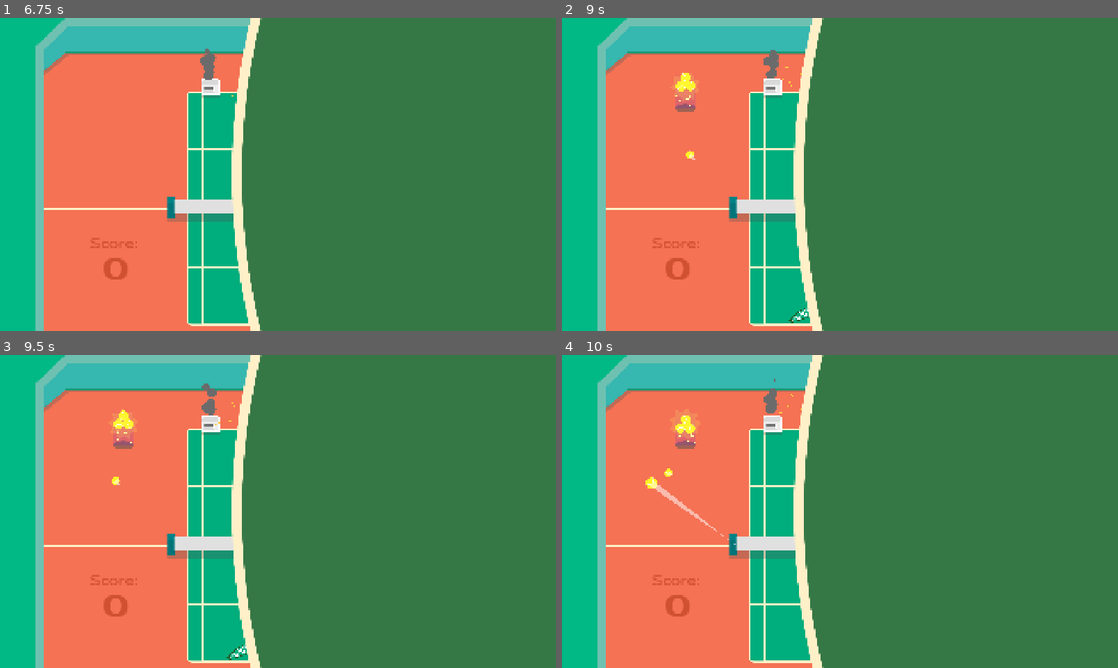
Above: before the commit, frames 1-4 (two rows, left to right).
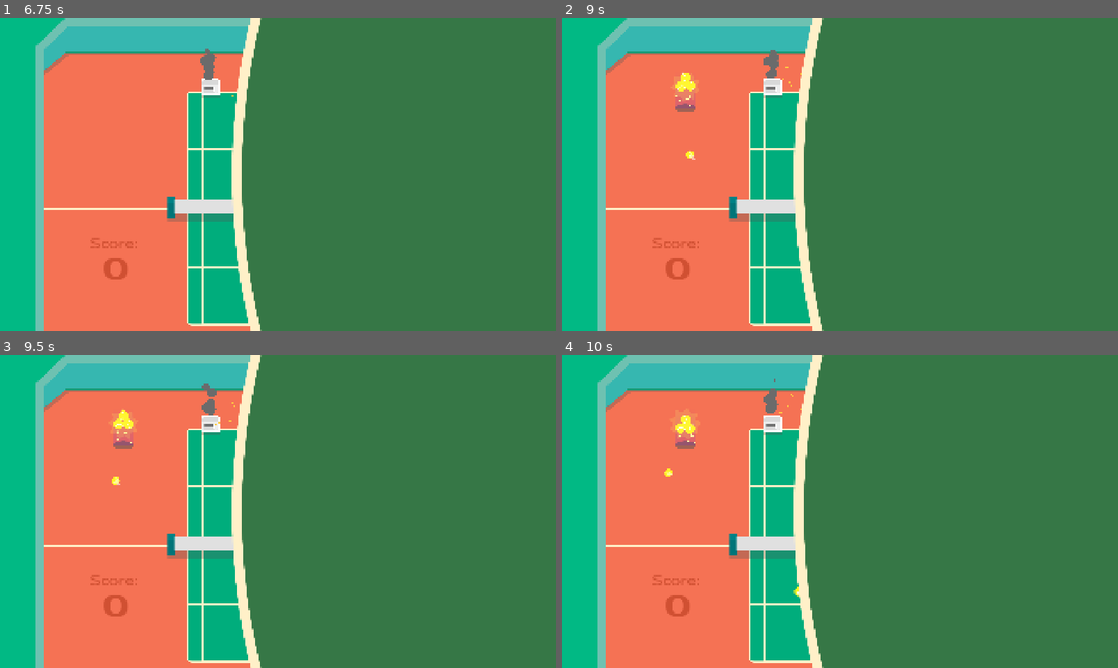
Above: after the commit, the same moments.

Repository: VeryKoolGames/ace_electromenager
Game: Godot game, scene res://Assets/Scenes/Main/start_menu.tscn
Two runs of this game, one before a commit and one after it. Both use one fixed random seed, a clock stepped at 60 frames per second and the inputs below. The engine's default icon, where the game draws it, is replaced by a stand-in: a white triangle on a blue panel in a dark square.
Inputs (mouse positions are in pixels of both pictures, inside the frame that each line leads up to; where the layout moved, square brackets give the same spot in the first picture):
- Up to frame 1 (6.75 s): click (278, 230) at 0.5 s; click (278, 230) at 1.25 s; move the mouse to (400, 158) at 2.02 s; press the mouse at (400, 158) at 2.03 s; move the mouse to (166, 190) at 2.77 s; release the mouse at (166, 190) at 2.78 s; click (166, 190) at 2.85 s; move the mouse to (333, 105) at 3.52 s; press the mouse at (333, 105) at 3.53 s; release the mouse at (333, 105) at 4.25 s; click (539, 36) [533, 39] at 4.25 s; move the mouse to (250, 237) at 5.02 s; click (250, 237) at 5.1 s; move the mouse to (444, 221) at 5.77 s; press the mouse at (444, 221) at 5.78 s; move the mouse to (111, 127) at 6.52 s; release the mouse at (111, 127) at 6.53 s; click (111, 127) at 6.6 s
- Up to frame 2 (9 s): move the mouse to (867, 174) at 7.27 s; press the mouse at (867, 174) at 7.28 s; move the mouse to (756, 96) at 8.02 s; release the mouse at (756, 96) at 8.03 s; click (756, 96) at 8.1 s; move the mouse to (962, 158) at 8.77 s; press the mouse at (962, 158) at 8.78 s
- Up to frame 3 (9.5 s): no input
- Up to frame 4 (10 s): move the mouse to (728, 527) at 9.52 s; release the mouse at (728, 527) at 9.53 s; click (728, 527) at 9.6 s

Frame 1 is identical in both runs. In frame 2, less than 0.1% of the frame differs, in the area x 22-45%, y 42-98%; in frame 3, less than 0.1%; in frame 4, 0.3%, in the area x 15-43%, y 37-78%.

Commit message:
finished adding pause menu

Diff:
--- a/Assets/Scenes/Main/main.tscn
+++ b/Assets/Scenes/Main/main.tscn
@@ -26,7 +26,10 @@
 [ext_resource type="Script" uid="uid://ywv20fbqmhuo" path="res://Assets/Scripts/UI/power_up_ui_manager.gd" id="13_cl72i"]
 [ext_resource type="PackedScene" uid="uid://18cfkcpcdxsb" path="res://Assets/Scenes/UI/power_up_line_ui.tscn" id="14_d2pdc"]
 [ext_resource type="Script" uid="uid://dqf24e5p7812r" path="res://Assets/Scripts/camera.gd" id="19_oaiys"]
+[ext_resource type="Texture2D" uid="uid://cfx6tafkyp2nr" path="res://Assets/sprites/PauseIcon.png" id="21_iroru"]
+[ext_resource type="Texture2D" uid="uid://dt4px3bfwa856" path="res://Assets/sprites/Rectangle 153.png" id="22_3jb74"]
 [ext_resource type="PackedScene" uid="uid://bsupmiojogari" path="res://Assets/Scenes/PowerUps/power_up_fast_spawn_shot.tscn" id="22_nfnlt"]
+[ext_resource type="Texture2D" uid="uid://rrau5ijpvooe" path="res://Assets/sprites/MaquettePauseMenu.png" id="22_s0kou"]
 [ext_resource type="Texture2D" uid="uid://dlw06n5bdqaqr" path="res://Assets/sprites/ButtonShape4.png" id="24_tpyc1"]
 [ext_resource type="Texture2D" uid="uid://p42u587xblhv" path="res://Assets/sprites/ButtonShape1.png" id="25_tpyc1"]
 [ext_resource type="Texture2D" uid="uid://uc6fkb412528" path="res://Assets/sprites/ButtonShape1_Clicked.png" id="26_ad0oj"]
@@ -35,7 +38,6 @@
 [ext_resource type="Texture2D" uid="uid://xxk4m6u0i0ut" path="res://Assets/sprites/BaseRectPannel.png" id="29_ns2ik"]
 [ext_resource type="Script" uid="uid://dgxbhmryomxn7" path="res://Assets/Scripts/UI/countdown_start_ui.gd" id="32_sack4"]
 [ext_resource type="Script" uid="uid://b48kebaav8b0k" path="res://Assets/Scripts/pause_menu.gd" id="33_t8766"]
-[ext_resource type="Texture2D" uid="uid://bnapbj4wso7u6" path="res://icon.svg" id="34_iroru"]
 
 [sub_resource type="RectangleShape2D" id="RectangleShape2D_c83bt"]
 size = Vector2(762, 11)
@@ -45,6 +47,14 @@
 
 [sub_resource type="RectangleShape2D" id="RectangleShape2D_oe2gw"]
 size = Vector2(3404, 15)
+
+[sub_resource type="StyleBoxTexture" id="StyleBoxTexture_3jb74"]
+texture = ExtResource("22_3jb74")
+texture_margin_left = 15.0
+texture_margin_top = 18.0
+texture_margin_right = 16.5
+texture_margin_bottom = 15.0
+region_rect = Rect2(0, 0, 126, 125.75)
 
 [sub_resource type="Animation" id="Animation_g20yk"]
 resource_name = "star_rotation"
@@ -621,12 +631,12 @@
 offset_left = -40.0
 offset_bottom = 40.0
 grow_horizontal = 0
-theme_override_constants/margin_top = 10
-theme_override_constants/margin_right = 10
+theme_override_constants/margin_top = 25
+theme_override_constants/margin_right = 25
 
 [node name="PauseButton" type="TextureButton" parent="ResponsiveLayer/PauseMenu/MarginContainer"]
 layout_mode = 2
-texture_normal = ExtResource("34_iroru")
+texture_normal = ExtResource("21_iroru")
 
 [node name="Control" type="Control" parent="ResponsiveLayer/PauseMenu"]
 process_mode = 2
@@ -646,6 +656,63 @@
 grow_horizontal = 2
 grow_vertical = 2
 color = Color(0, 0, 0, 0.580392)
+
+[node name="VBoxContainer" type="VBoxContainer" parent="ResponsiveLayer/PauseMenu/Control"]
+layout_mode = 1
+anchors_preset = -1
+anchor_left = 0.5
+anchor_top = 0.5
+anchor_right = 0.5
+anchor_bottom = 0.5
+offset_left = -300.0
+offset_top = 52.0
+offset_right = 300.0
+offset_bottom = 115.0
+grow_horizontal = 2
+grow_vertical = 2
+pivot_offset = Vector2(300, 115)
+theme_override_constants/separation = 30
+
+[node name="Panel" type="Panel" parent="ResponsiveLayer/PauseMenu/Control/VBoxContainer"]
+modulate = Color(0.996078, 0.945098, 0.784314, 1)
+custom_minimum_size = Vector2(400, 100)
+layout_mode = 2
+size_flags_horizontal = 4
+theme_override_styles/panel = SubResource("StyleBoxTexture_3jb74")
+
+[node name="Label" type="Label" parent="ResponsiveLayer/PauseMenu/Control/VBoxContainer/Panel"]
+layout_mode = 1
+anchors_preset = 15
+anchor_right = 1.0
+anchor_bottom = 1.0
+grow_horizontal = 2
+grow_vertical = 2
+theme_override_colors/font_color = Color(0.960784, 0.447059, 0.329412, 1)
+theme_override_fonts/font = ExtResource("10_yehcq")
+theme_override_font_sizes/font_size = 64
+text = "PAUSE"
+horizontal_alignment = 1
+vertical_alignment = 1
+
+[node name="Panel2" type="Panel" parent="ResponsiveLayer/PauseMenu/Control/VBoxContainer"]
+self_modulate = Color(0, 0, 0, 0.196078)
+custom_minimum_size = Vector2(600, 100)
+layout_mode = 2
+theme_override_styles/panel = SubResource("StyleBoxTexture_3jb74")
+
+[node name="Label" type="Label" parent="ResponsiveLayer/PauseMenu/Control/VBoxContainer/Panel2"]
+layout_mode = 1
+anchors_preset = 15
+anchor_right = 1.0
+anchor_bottom = 1.0
+grow_horizontal = 2
+grow_vertical = 2
+theme_override_colors/font_color = Color(0.819608, 0.819608, 0.67451, 1)
+theme_override_fonts/font = ExtResource("5_o5d14")
+theme_override_font_sizes/font_size = 32
+text = "CLIQUEZ POUR REPRENDRE"
+horizontal_alignment = 1
+vertical_alignment = 1
 
 [node name="PowerUpUI" type="Control" parent="ResponsiveLayer"]
 z_index = 100
@@ -1083,6 +1150,11 @@
 anchor_mode = 0
 script = ExtResource("19_oaiys")
 
+[node name="MaquettePauseMenu" type="Sprite2D" parent="."]
+z_index = 1000
+position = Vector2(952, 1604)
+texture = ExtResource("22_s0kou")
+
 [node name="AudioStreamPlayer2D" type="AudioStreamPlayer2D" parent="."]
 stream = ExtResource("26_dacag")
 autoplay = true
--- a/Assets/Scripts/Player/player.gd
+++ b/Assets/Scripts/Player/player.gd
@@ -6,20 +6,28 @@
 var shooting_behavior: ShootingBehavior
 var active_powerups: Dictionary = {}
 @onready var raquette: Raquette = $RaquetteSprite
+var borders_size := 150
 
 func _ready() -> void:
 	shooting_behavior = BasicShot.new()
 	Events.on_power_up_gathered.connect(on_power_up_picked_up)
 
 func _input(event: InputEvent) -> void:
+	check_if_click_is_outside_borders()
 	if not GameState.is_in_game_mode():
 		return
-	if current_ball and event.is_action_pressed("shoot"):
+	if current_ball and event.is_action_pressed("shoot") and check_if_click_is_outside_borders():
 		aiming_arrow.start_charging_shot()
 		raquette.play_prepare_raquette_shoot_anim()
-	elif current_ball and event.is_action_released("shoot") and aiming_arrow.is_player_shooting:
+	elif current_ball and event.is_action_released("shoot") and aiming_arrow.is_player_shooting and check_if_click_is_outside_borders():
 		shoot_ball(aiming_arrow.stop_charging_shot())
 		raquette.play_raquette_shoot_anim()
+
+func check_if_click_is_outside_borders() -> bool:
+	var x_mouse_pos = get_global_mouse_position().x
+	if x_mouse_pos < borders_size or x_mouse_pos > get_viewport().size.x - borders_size:
+		return false
+	return true
 
 func on_power_up_picked_up(power_up: ResPowerUp) -> void:
 	if power_up.type in active_powerups:
@@ -39,21 +47,16 @@
 	timer.timeout.connect(func(): remove_powerup(power_up.type))
 	add_child(timer)
 	timer.start()
-
 	active_powerups[power_up.type] = timer
-
 	Events.on_power_up_activated.emit(power_up)
 
 func remove_powerup(type: ResPowerUp.PowerUpEnum) -> void:
 	if type not in active_powerups:
 		return
-
 	var timer = active_powerups[type]
 	timer.queue_free()
 	active_powerups.erase(type)
-
 	rebuild_shooting_behavior()
-
 	Events.on_power_up_expired.emit(type)
 
 func rebuild_shooting_behavior() -> void:
--- a/Assets/Scripts/pause_menu.gd
+++ b/Assets/Scripts/pause_menu.gd
@@ -9,9 +9,20 @@
 	pause_button.pressed.connect(toggle_pause)
 	Events.on_game_started.connect(func(): margin_container.show())
 
+func _input(event):
+	if not is_paused:
+		return
+	if event is InputEventScreenTouch and event.is_released():
+		toggle_pause()
+	elif event is InputEventMouseButton and event.is_released():
+		toggle_pause()
+
 func toggle_pause():
 	is_paused = !is_paused
+	control.visible = is_paused
 	get_tree().paused = is_paused
-	control.visible = is_paused
 	if is_paused:
+		self.process_mode = Node.PROCESS_MODE_WHEN_PAUSED
 		get_viewport().set_input_as_handled()
+	else:
+		self.process_mode = Node.PROCESS_MODE_INHERIT
Not shown: 1 places in Assets/Scenes/Main/main.tscn that only renumber resources
